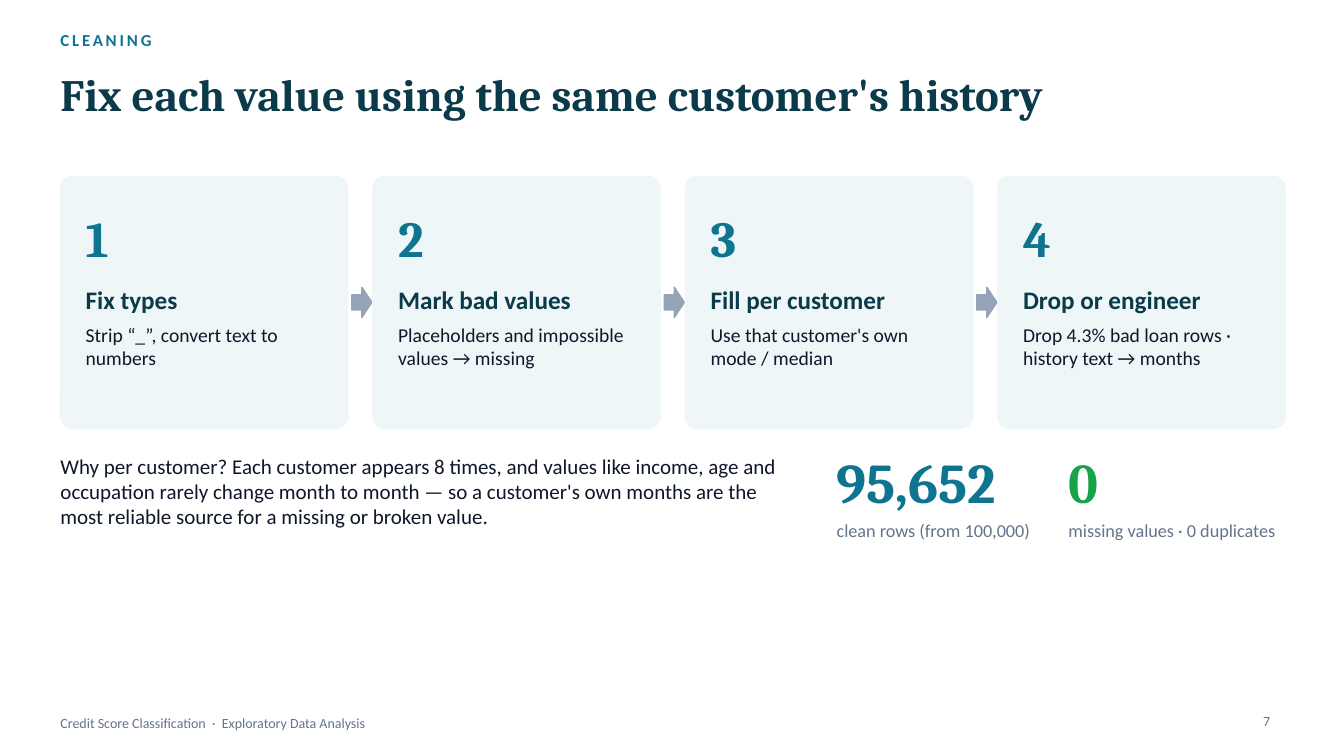
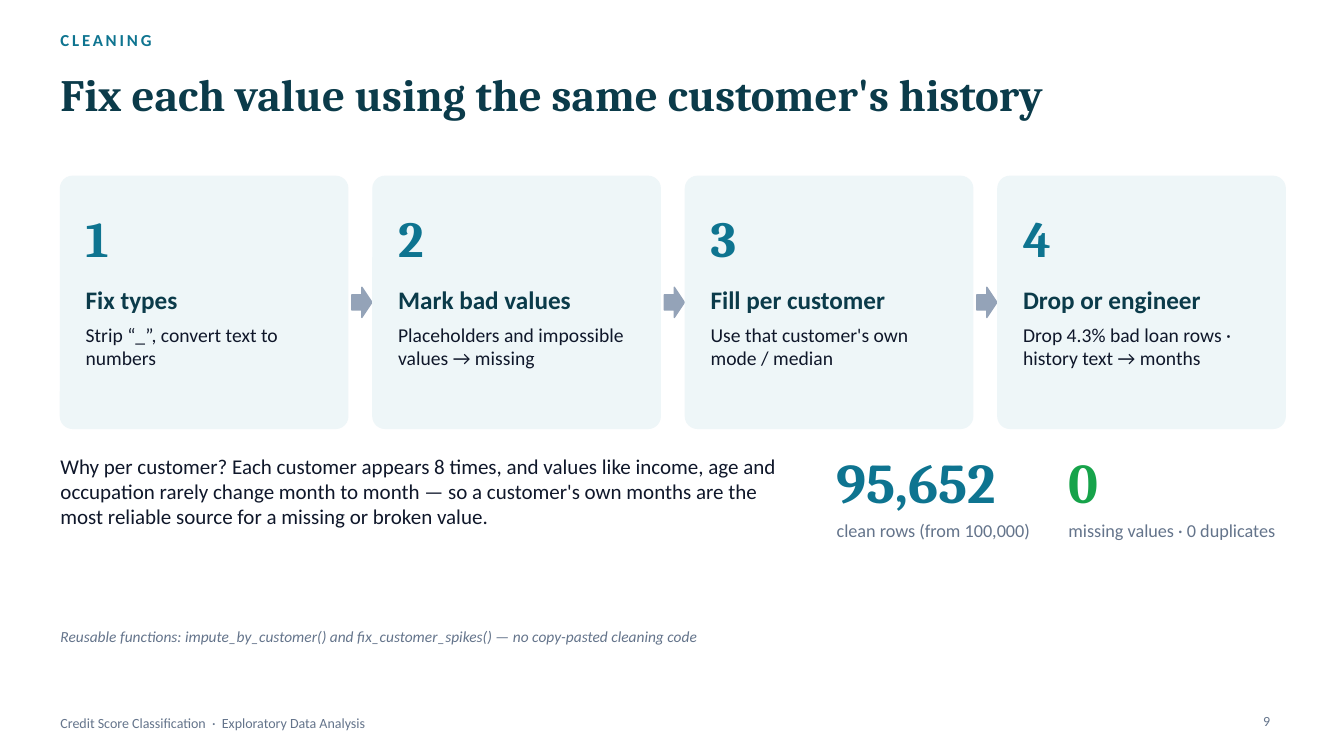
Before and after one commit to Marcellino-Ashraf/Credit-Score-Classification---EDA-and-streamlit, a slide deck: slide 9 of Credit Score Classification - Presentation.pptx (slide 7 before the commit). Drawn at 1344x756 pixels with LibreOffice and Linux fonts; fonts in the diff are those of the drawing. Boxes give left, top, right and bottom in pixels: in the first picture for what was removed or moved away, otherwise in the second. Text is boxed around its words. In the diff, an @@ line names an element or a change of style, - is before the commit and + after.

```diff
--- a/Credit Score Classification - Presentation.pptx
+++ b/Credit Score Classification - Presentation.pptx
@@ text added at (60,631,696,645), 11 pt, text #64748B, italic @@
+Reusable functions: impute_by_customer() and fix_customer_spikes() — no copy-pasted cleaning code
@@ page number at (1263,717,1270,726): text changed @@
-7
+9
```
Also in this commit, not shown: 1 other slide changed, 3 slides added.
